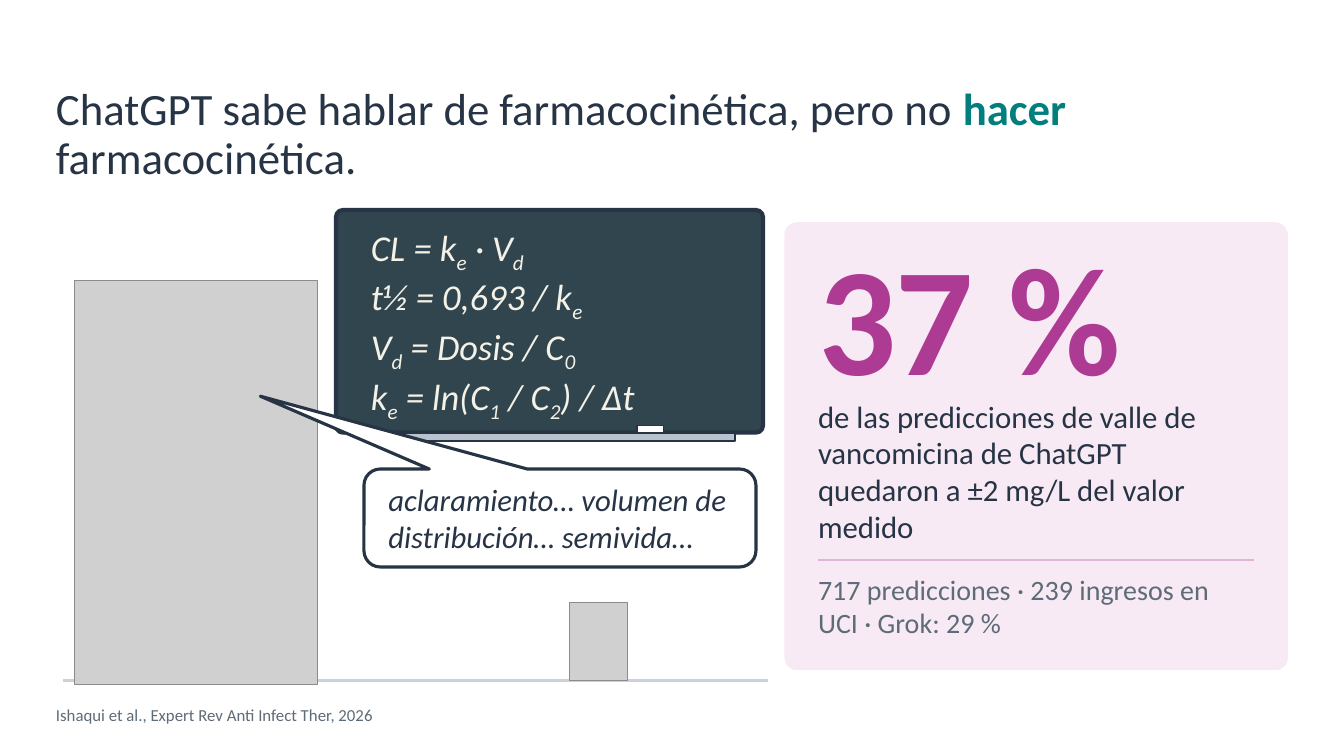
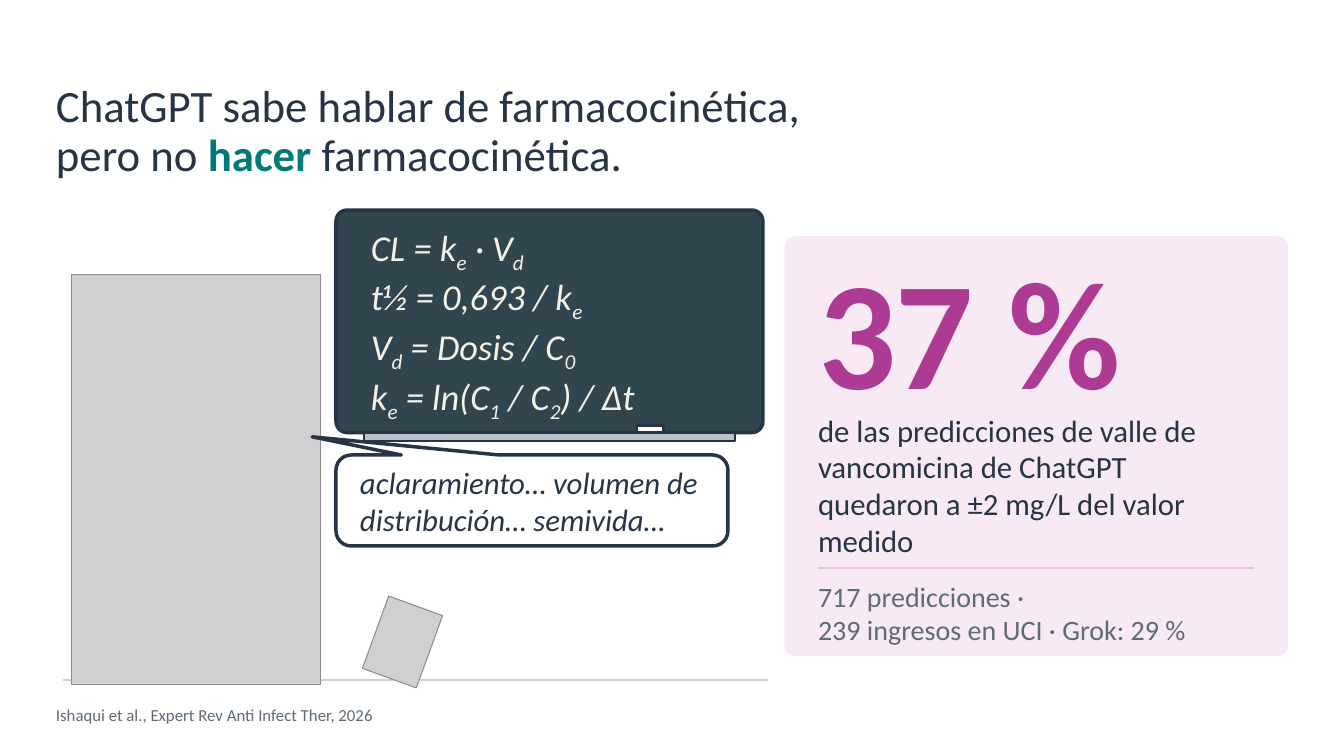
Before and after one commit to amonterodel/academic-pptx-skill, a slide deck: slide 2 of examples/sefh-71-ia-tdm/salida/ponencia-ia-tdm-montero.pptx. Drawn at 1344x756 pixels with LibreOffice and Linux fonts; fonts in the diff are those of the drawing; grey boxes stand for pictures; background and template pictures are left out. Boxes give left, top, right and bottom in pixels: in the first picture for what was removed or moved away, otherwise in the second. Text is boxed around its words. In the diff, an @@ line names an element or a change of style, - is before the commit and + after.

```diff
--- a/examples/sefh-71-ia-tdm/salida/ponencia-ia-tdm-montero.pptx
+++ b/examples/sefh-71-ia-tdm/salida/ponencia-ia-tdm-montero.pptx
@@ text "ChatGPT sabe hablar de farmacocinética, ..." at bbox=[56, 91, 799, 179]: text colour #007F7E to #007A79 in "hacer"; vertical alignment middle to top @@
@@ rounded rectangle at bbox=[336, 210, 763, 433]: outline #263445 3 pt to #263445 2.5 pt; proportions changed @@
@@ rounded rectangle: place and size @@
-rounded rectangle at bbox=[784, 222, 1289, 669]
+rounded rectangle at bbox=[784, 236, 1289, 656]
@@ rounded rectangle at bbox=[784, 236, 1289, 656]: proportions changed @@
@@ text "37 %": place and size @@
-text "37 %" at bbox=[818, 274, 974, 411]
+text "37 %" at bbox=[818, 288, 974, 425]
@@ picture: place and size @@
-picture at bbox=[75, 280, 318, 685]
+picture at bbox=[72, 274, 320, 685]
@@ text "de las predicciones de valle ...": place and size @@
-text "de las predicciones de valle ..." at bbox=[818, 406, 1195, 539]
+text "de las predicciones de valle ..." at bbox=[818, 420, 1195, 553]
@@ rounded speech box "aclaramiento… volumen de distribución… semivida…": place and size @@
-rounded speech box "aclaramiento… volumen de distribución… semivida…" at bbox=[364, 469, 756, 567]
+rounded speech box "aclaramiento… volumen de distribución… semivida…" at bbox=[336, 455, 728, 545]
@@ rounded speech box "aclaramiento… volumen de distribución… semivida…" at bbox=[336, 455, 728, 545]: outline #263445 2.25 pt to #263445 2.5 pt; proportions changed @@
@@ line moved from (819, 560) - (1254, 560) to (819, 569) - (1254, 569) @@
@@ line (819, 569) - (1254, 569): stroke #DDB7D3 1.5 pt to #E9C3DF 1.5 pt @@
@@ picture added at bbox=[363, 596, 443, 688] @@
@@ text "717 predicciones · 239 ingresos ..." rewrapped from bbox=[818, 580, 1209, 633] to bbox=[818, 587, 1159, 645] @@
@@ picture removed at bbox=[570, 602, 628, 681] @@
@@ line (63, 681) - (768, 681): stroke #C9D2DB 2 pt to #C9D2DB 1.5 pt @@
```
Also in this commit, not shown: 8 other slides changed, 29 other files.
